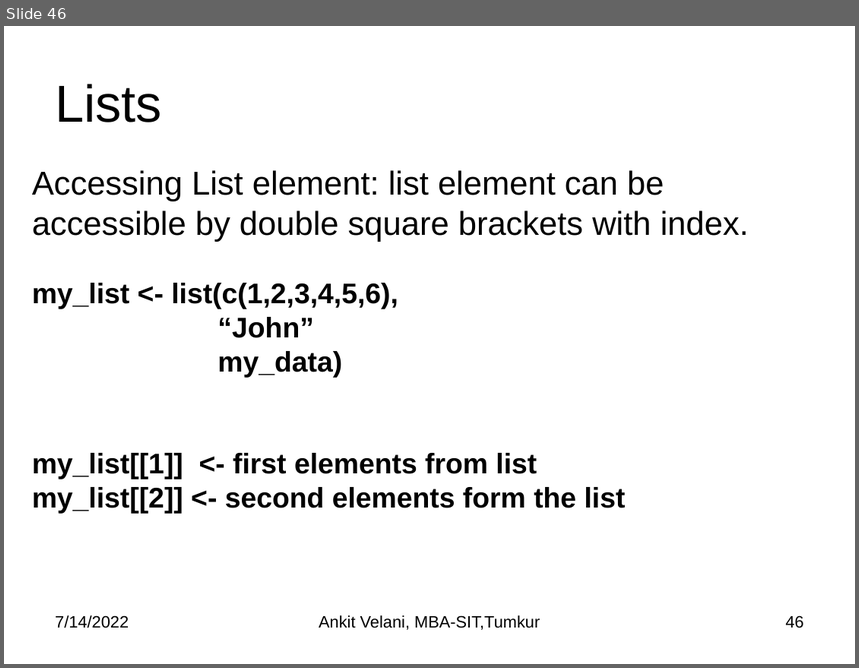
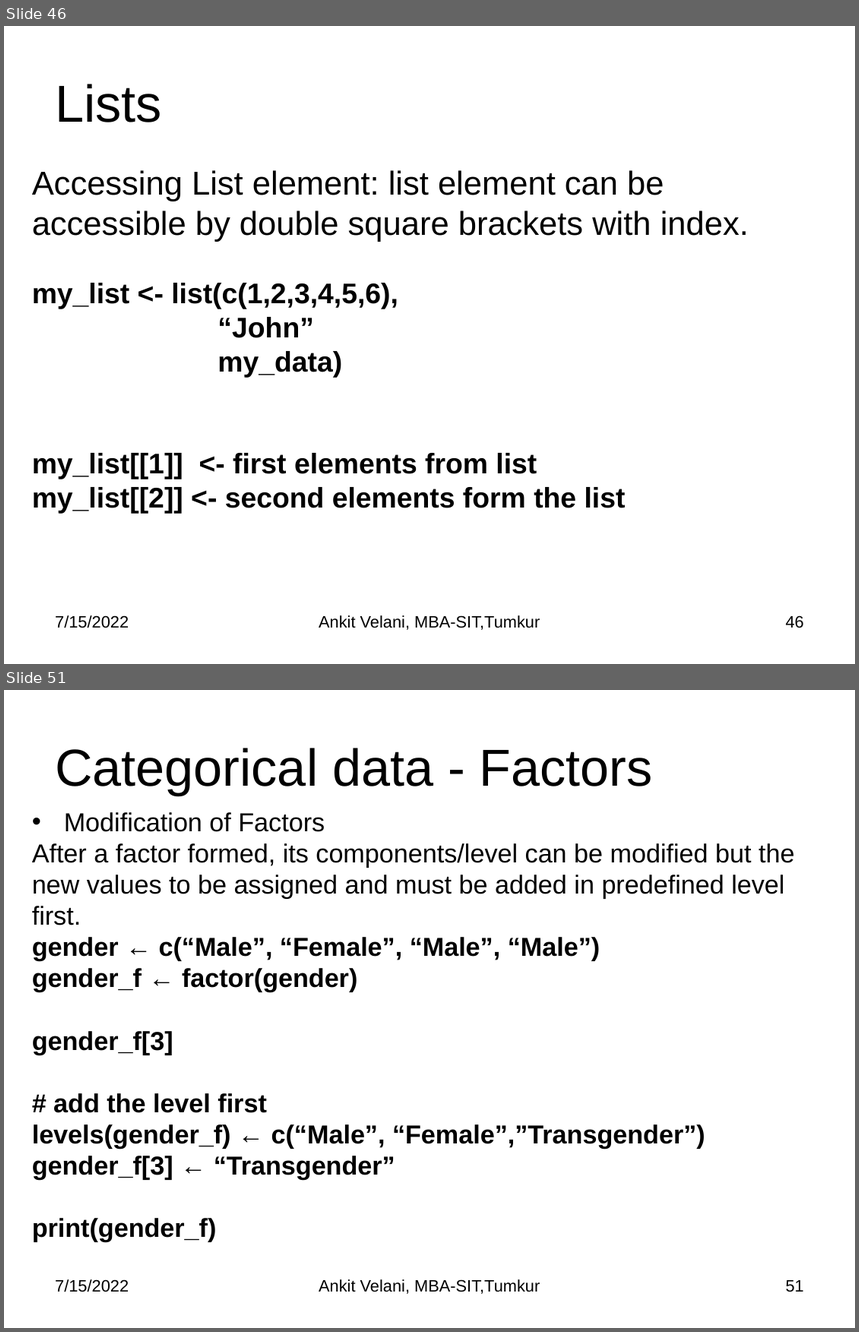
Before and after one commit to sitmbadept/sitmbadept.github.io, a slide deck: R/Unit-3/Unit-3 R Programming.pptx. Shown one above the other, each under a label of ours: slide 46 before the commit, slides 46 and 51 after it; the slides between them are not shown. The pictures are 859x668 and 859x1332 pixels, drawn with LibreOffice and Linux fonts; fonts in the diff are those of the drawing. Boxes give left, top, right and bottom in pixels: in the first picture for what was removed or moved away, otherwise in the second. Text is boxed around its words. In the diff, an @@ line names an element or a change of style, - is before the commit and + after.

```diff
--- a/R/Unit-3/Unit-3 R Programming.pptx
+++ b/R/Unit-3/Unit-3 R Programming.pptx
@@ slide 51 added at <box>4,690,855,1328</box>, background #FFFFFF @@
@@ title added at <box>55,748,653,796</box>, 44 pt, text #000000 @@
+Categorical data - Factors
@@ text added at <box>32,812,794,1179</box>, 22 pt, text #000000, bold @@
+• Modification of Factors
+After a factor formed, its components/level can be modified but the new values to be assigned and must be added in predefined level first.
+gender ← c(“Male”, “Female”, “Male”, “Male”)
+gender_f ← factor(gender)
+gender_f[3]
+# add the level first
+levels(gender_f) ← c(“Male”, “Female”,”Transgender”)
+gender_f[3] ← “Transgender”
+print(gender_f)
@@ text added at <box>55,1280,129,1293</box>, 14 pt, text #000000 @@
+7/15/2022
@@ text added at <box>319,1280,540,1294</box>, 14 pt, text #000000 @@
+Ankit Velani, MBA-SIT,Tumkur
@@ page number added at <box>786,1281,804,1293</box>, 14 pt, text #000000 @@
+51
@@ slide 46 changed as well @@
@@ text at <box>55,616,129,629</box>: text changed @@
-7/14/2022
+7/15/2022
```
Also in this commit, not shown: 44 other slides changed, 4 other slides added.
